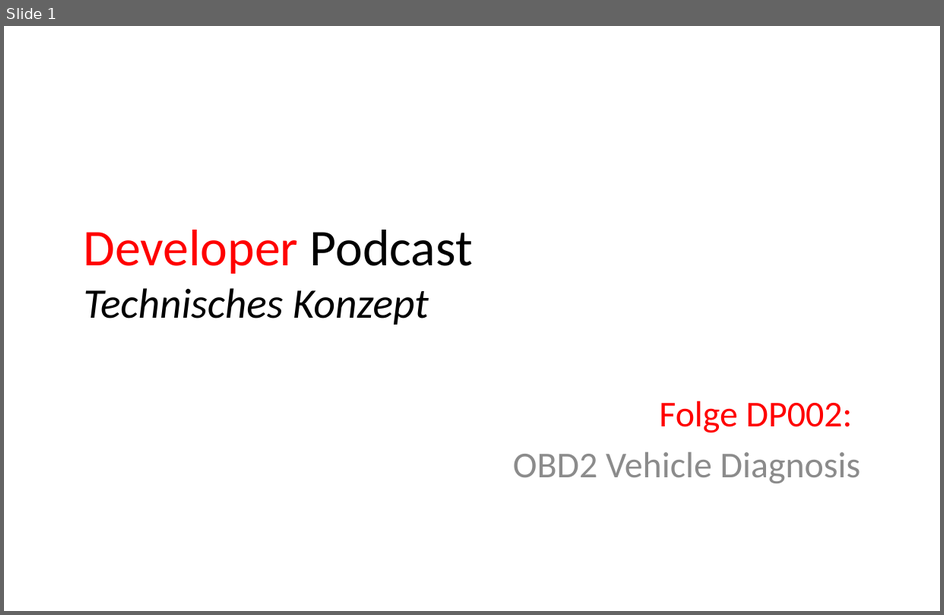
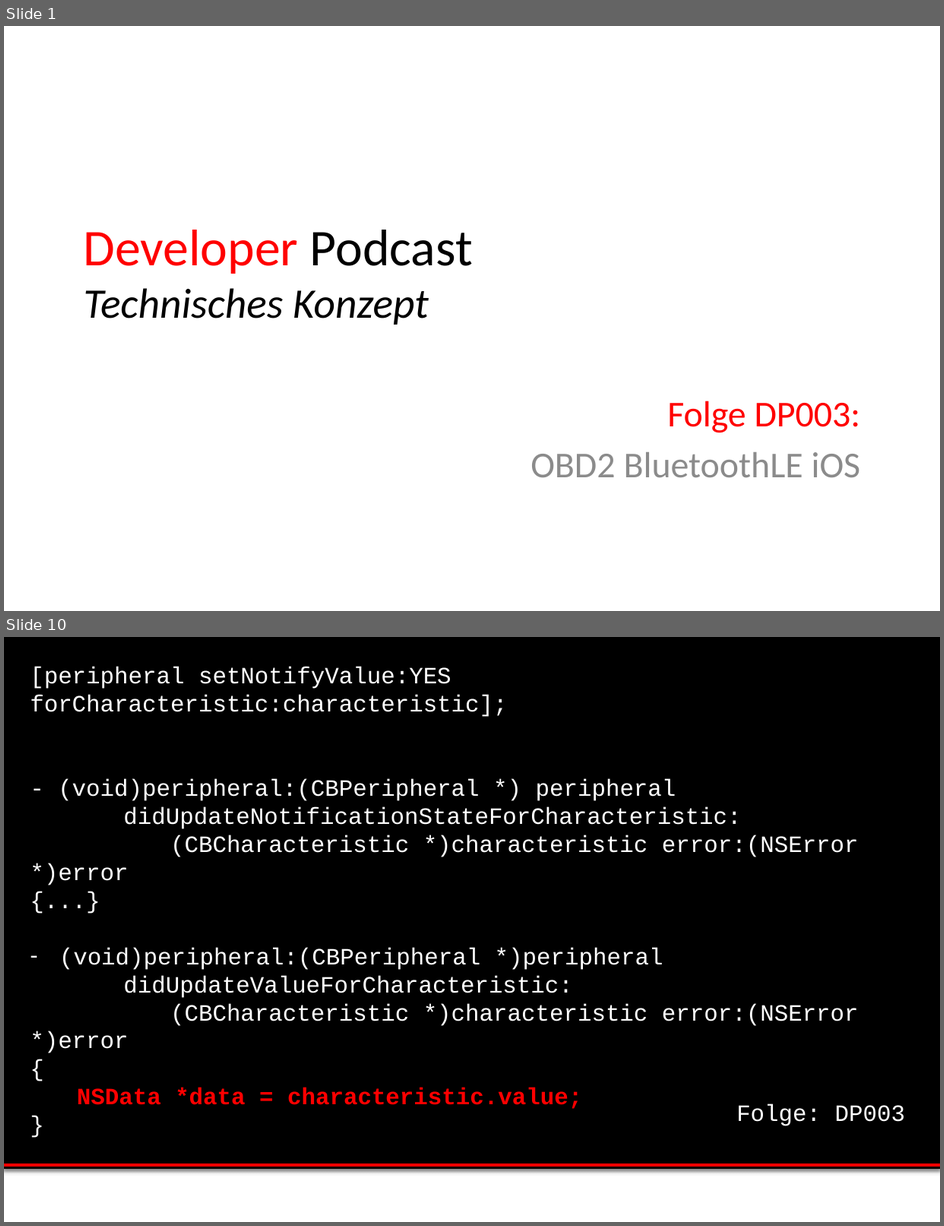
Before and after one commit to msedd/DP003-OBD2_BluetoothLE_iOS, a slide deck: DP003-Technische_Konzept.ppt. Shown one above the other, each under a label of ours: slide 1 before the commit, slides 1 and 10 after it; the slides between them are not shown. The pictures are 944x615 and 944x1226 pixels, drawn with LibreOffice and Linux fonts; fonts in the diff are those of the drawing; background and template pictures are left out. Boxes give left, top, right and bottom in pixels: in the first picture for what was removed or moved away, otherwise in the second. Text is boxed around its words. In the diff, an @@ line names an element or a change of style, - is before the commit and + after.

```diff
--- a/DP003-Technische_Konzept.ppt
+++ b/DP003-Technische_Konzept.ppt
@@ slide 10 added at [4,637,940,1222], background #FFFFFF @@
@@ rectangle added at [4,637,940,1169], fill #000000, outline #000000 0.75 pt @@
@@ text added at [30,667,859,1109], 18 pt, text #FFFFFF @@
+[peripheral setNotifyValue:YES forCharacteristic:characteristic];
+- (void)peripheral:(CBPeripheral *) peripheral
+didUpdateNotificationStateForCharacteristic:
+(CBCharacteristic *)characteristic error:(NSError *)error
+{...}
+– (void)peripheral:(CBPeripheral *)peripheral
+didUpdateValueForCharacteristic:
+(CBCharacteristic *)characteristic error:(NSError *)error
+{
+NSData *data = characteristic.value;
+}
@@ text added at [737,1104,905,1126], 18 pt, text #FFFFFF @@
+Folge: DP003
@@ line added from (4, 1165) to (940, 1165), #FF0000 2 pt @@
@@ slide 1 changed as well @@
@@ subtitle at [531,401,861,477]: text changed @@
-Folge DP002:
-OBD2 Vehicle Diagnosis
+Folge DP003:
+OBD2 BluetoothLE iOS
```
Also in this commit, not shown: 9 other slides added, 9 slides removed, 10 other files.
